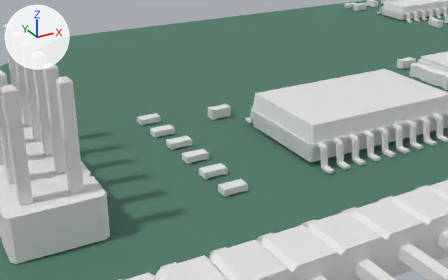
Two versions of the glTF model 3D/rcbus-ymf262-3D.glb, one commit apart.
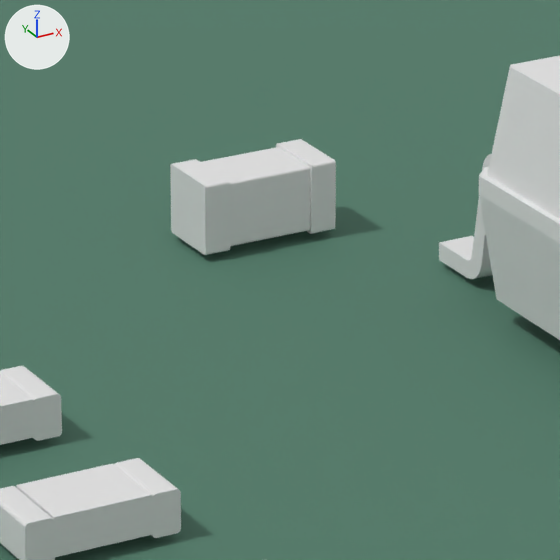
Each version is shown from a 50 mm lens placed at (0.05809, -0.18439, 0.01922), pointed at (0.0793, -0.14583, -0.00006), then close up on the part from 41% to 59% of the width and 30% to 58% of the height. The axes (+X, +Y, +Z) are drawn at upper left. The lights are the same throughout. Where no turn or scale is listed for an object, it has been applied to the vertices.

In view in the first close-up: '=>[0:1:1:12]', 'C6', 'R3', 'R4', 'U1'.
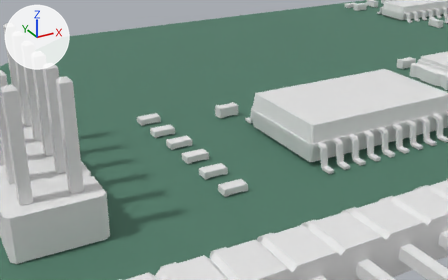
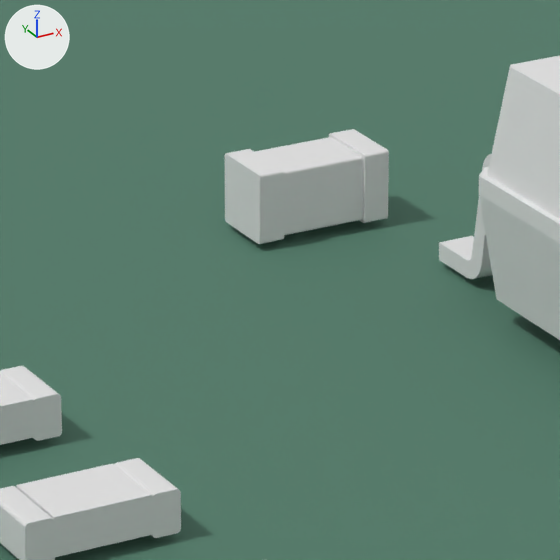
Location of each change, [x1, y1, x2, y2] in pixels of the close-ups (560 x 560 px):
'C6', moved: before [170, 139, 336, 255]; after [225, 129, 389, 244]

Edits to the bpy script that builds the scene:
```text
Change ob_c6:
    ob_c6.location: (0.0793, -0.145, 0.0016) -> (0.08, -0.145, 0.0016)
```
